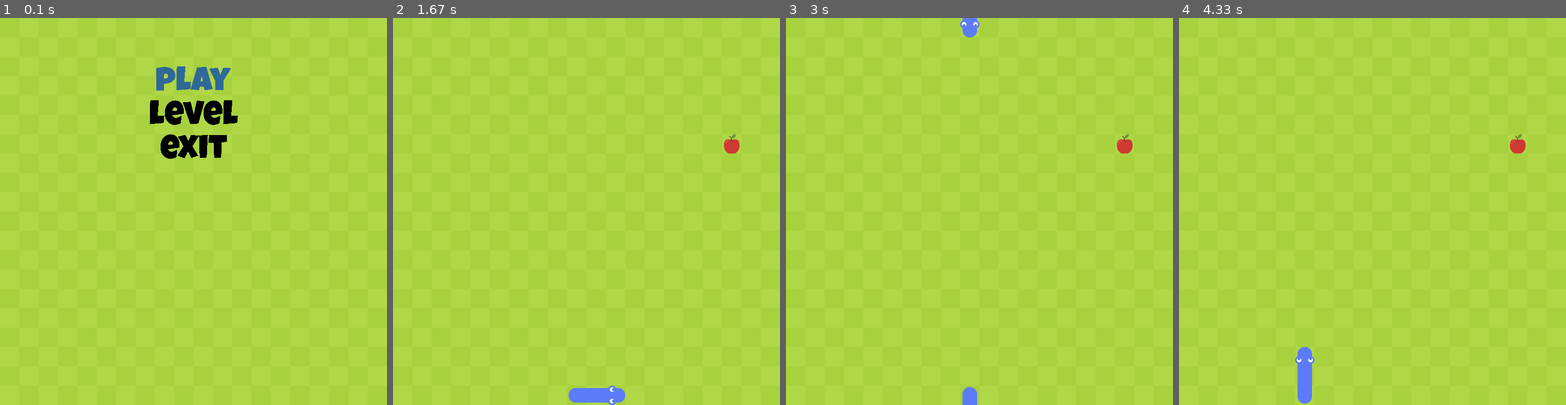
Above: before the commit, frames 1-4 (left to right).
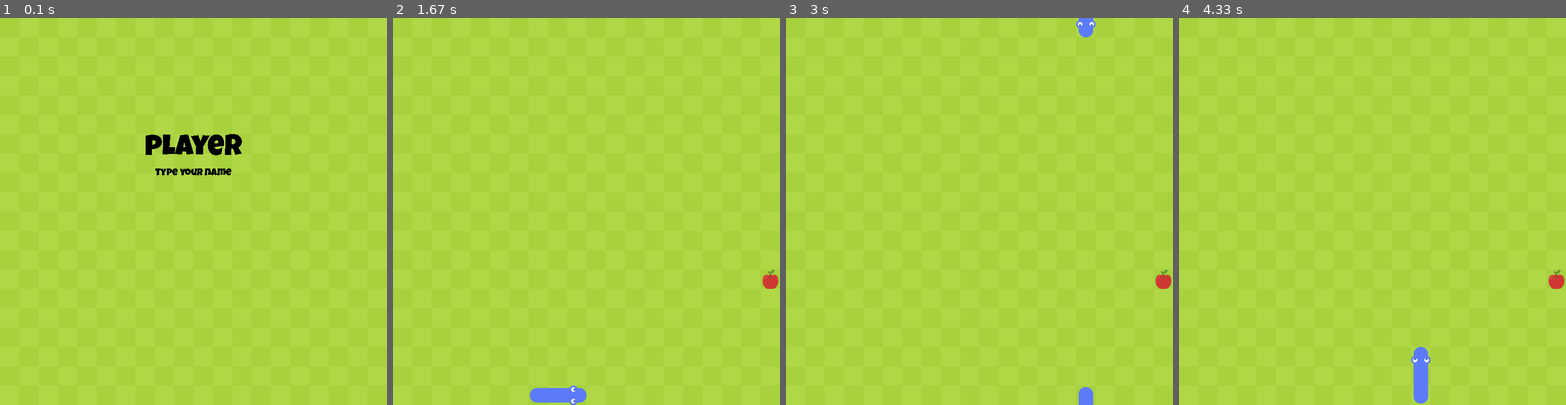
Above: after the commit, the same moments.

Repository: atioi/Snake-Game
Game: pygame game, started from app.py
The game is run twice, just before and just after one commit, with the same random seed, the same clock (stepped at 60 frames per second) and the same inputs.
Inputs:
- Up to frame 1 (0.1 s): no input
- Up to frame 2 (1.67 s): tap Enter at 0.33, 0.67 s; hold Up 1-1.47 s; hold Right from 1.5 s (still down)
- Up to frame 3 (3 s): release Right at 1.97 s; hold Left 2-2.53 s; hold Down 2.57-2.87 s; hold Left from 2.9 s (still down)
- Up to frame 4 (4.33 s): release Left at 3.3 s; hold Esc 3.33-3.7 s; hold Up 3.33-3.7 s; hold Esc 3.73-4.1 s; hold Up 3.73-4.1 s

The runs differ from the first frame. In frame 1, 2.7% of the frame differs, in the area x 37-63%, y 12-41%; in frame 2, 1.1%; in frame 3, 1.0%; in frame 4, 1.4%.

Commit message:
Before tests.

Diff:
--- a/app.py
+++ b/app.py
@@ -1,10 +1,13 @@
 import sys
+import time
 
 import pygame
 import pygame.transform
 
 from game import Game
 from menu import Menu
+from settings import icons_paths
+from text import Text
 
 colors = {
     'board_color_1': (175, 215, 70),
@@ -22,15 +25,27 @@
         # App dimensions
         self.__cell_number = 20
         self.__cell_size = 40
-
+        self.best_result = ('', 0, 0)
         # App state
-        self.__state = 'menu'
-        self.game = Game(self.__cell_size, self.__cell_number)
-
+        self.__state = 'INTRO'
+        self.game = Game(self, self.__cell_size, self.__cell_number)
+        self.name = 'player'
         #  Menu and submenus
         self.__menu = self.menu()
         self.__submenu = self.submenu()
         self.__pausemenu = self.pausemenu()
+        self.__faultmenu = self.faultmenu()
+        self.start_time = True
+        self.time = 0
+        self.flag = 0
+
+    def save_result(self):
+        name, points, time = self.best_result
+        print(points)
+        if self.game.points > int(points):
+            f = open("dw23c.txt", "w")
+            f.write(self.name + ' ' + str(self.game.points) + ' ' + str(self.game.end_time - self.start_time))
+            f.close()
 
     def set_state(self, state: str):
         """
@@ -48,15 +63,122 @@
         """
         self.game.set_level(level)
 
+    def player_name(self, surface):
+        x = self.__cell_size * self.__cell_number / 2
+        y_start = 100
+        y_step = 70
+
+        if len(self.name) < 20:
+            Text(self.name).color(colors['menu_color']).font(
+                fonts['menu']).font_size(60).position(
+                (x, y_start + 2 * y_step)).render(
+                surface)
+
+    def read(self):
+        try:
+            f = open("dw23c.txt", 'r')
+            self.best_result = f.read()
+            self.best_result = self.best_result.split()
+            self.best_result = (self.best_result[0], self.best_result[1], self.best_result[2])
+            f.close()
+        except:
+            f = open("dw23c.txt", 'w')
+            f.close()
+
+    def intro(self, surface):
+        self.read()
+
+        x = self.__cell_size * self.__cell_number / 2
+        y_start = 100
+        y_step = 70
+
+        Text('type your name').color(colors['menu_color']).font(
+            fonts['menu']).font_size(20).position(
+            (x, y_start + 3 * y_step)).render(
+            surface)
+
+    def fault(self, surface):
+        x = self.__cell_size * self.__cell_number / 2
+        y_start = 100
+        y_step = 70
+        Text('Your points: ').color(colors['menu_color']).font(fonts['menu']).font_size(50).position(
+            (x, y_start)).render(surface)
+
+        Text(str(self.game.points)).color(colors['menu_color']).font(
+            fonts['menu']).font_size(40).position(
+            (x, y_start + y_step)).render(
+            surface)
+
+        Text('Time:').color(colors['menu_color']).font(
+            fonts['menu']).font_size(50).position(
+            (x, y_start + 2 * y_step)).render(surface)
+
+        self.time = self.game.end_time - self.start_time
+        Text(str(self.time) + '  [s]').color(colors['menu_color']).font(
+            fonts['menu']).font_size(40).position(
+            (x, y_start + 3 * y_step)).render(surface)
+
+        self.__faultmenu.display(surface)
+
+    def faultmenu(self):
+        return Menu().build([
+            ('restart', lambda: self.play()),
+            ('menu', lambda: self.set_state('MENU')),
+            ('exit', lambda: self.set_state('EXIT'))
+        ],
+            x=self.__cell_size * self.__cell_number / 2,
+            y_start=450,
+            y_step=70,
+            color=colors['menu_color'],
+            font_size=70,
+            font=fonts['menu'])
+
+    def main_menu(self, surface):
+        self.read()
+        x = self.__cell_size * self.__cell_number / 2
+        y_start = 100
+        y_step = 70
+
+        self.__menu.display(surface)
+
+        Text('Best result').color(colors['menu_color']).font(
+            fonts['menu']).font_size(50).position(
+            (x, y_start + 4.2 * y_step)).render(surface)
+
+        Text('name:').color(colors['menu_color']).font(
+            fonts['menu']).font_size(40).position(
+            (x, y_start + 5 * y_step)).render(surface)
+
+        Text(str(self.best_result[0])).color(colors['menu_color']).font(
+            fonts['menu']).font_size(25).position(
+            (x, y_start + 5.6 * y_step)).render(surface)
+
+        Text('points:').color(colors['menu_color']).font(
+            fonts['menu']).font_size(40).position(
+            (x, y_start + 6 * y_step)).render(surface)
+
+        Text(str(self.best_result[1])).color(colors['menu_color']).font(
+            fonts['menu']).font_size(25).position(
+            (x, y_start + 6.6 * y_step)).render(surface)
+
+        Text('time:').color(colors['menu_color']).font(
+            fonts['menu']).font_size(40).position(
+            (x, y_start + 7 * y_step)).render(surface)
+
+        Text(str(self.best_result[2])).color(colors['menu_color']).font(
+            fonts['menu']).font_size(25).position(
+            (x, y_start + 7.6 * y_step)).render(surface)
+
     def menu(self):
         """
         This function creates a main menu.
         :return: Menu()
         """
+
         return Menu().build([
             ('play', lambda: self.play()),
-            ('level', lambda: self.set_state('level')),
-            ('exit', lambda: self.set_state('exit'))
+            ('level', lambda: self.set_state('LEVEL')),
+            ('exit', lambda: self.set_state('EXIT'))
         ],
             x=self.__cell_size * self.__cell_number / 2,
             y_start=100,
@@ -65,15 +187,19 @@
             font_size=70,
             font=fonts['menu'])
 
+    def set_level(self, level):
+        self.set_state('MENU')
+        self.game.set_level(level)
+
     def submenu(self):
         """
         This function creates a submenu - the user interface to choose game level.
         :return: Menu()
         """
         return Menu().build([
-            ('easy', lambda: self.game.set_level('easy')),
-            ('medium', lambda: self.game.set_level('medium')),
-            ('hard', lambda: self.game.set_level('hard'))
+            ('easy', lambda: self.set_level('EASY')),
+            ('medium', lambda: self.set_level('MEDIUM')),
+            ('hard', lambda: self.set_level('HARD'))
         ],
             x=self.__cell_size * self.__cell_number / 2,
             y_start=100,
@@ -88,9 +214,9 @@
         :return: Menu()
         """
         return Menu().build([
-            ('resume', lambda: self.set_state('game')),
-            ('menu', lambda: self.set_state('menu')),
-            ('exit', lambda: self.set_state('exit'))
+            ('resume', lambda: self.set_state('GAME')),
+            ('menu', lambda: self.set_state('MENU')),
+            ('exit', lambda: self.set_state('EXIT'))
         ],
             x=self.__cell_size * self.__cell_number / 2,
             y_start=100,
@@ -100,11 +226,11 @@
             font=fonts['menu'])
 
     def play(self):
+        self.time = 0
+        self.game.points = 0
+        self.start_time = time.time()
         self.game.reset()
-        self.set_state('game')
-
-    def lose(self):
-        pass
+        self.set_state('GAME')
 
     def window(self):
         """
@@ -123,45 +249,70 @@
         while True:
 
             self.game.draw_background(screen)
-
+            icon = pygame.image.load(icons_paths['snake'])
+            pygame.display.set_icon(icon)
+            pygame.display.set_caption('Snake', 'Snake')
             for event in pygame.event.get():
                 if event.type == pygame.QUIT:
                     pygame.quit()
                     sys.exit()
-                elif self.__state == 'exit':
+                elif self.__state == 'EXIT':
                     pygame.quit()
                     sys.exit()
 
                 if event.type == SCREEN_UPDATE:
-                    if self.__state == 'game':
+                    if self.__state == 'INTRO':
+                        self.flag += 1
+                        if self.flag == 7:
+                            self.flag = 0
+                    if self.__state == 'GAME':
                         self.game.update()
 
                 if event.type == pygame.KEYDOWN:
-                    if event.key == pygame.K_ESCAPE:
-                        if self.__state == 'game':
-                            self.set_state('pause')
-                        elif self.__state == 'level':
-                            self.set_state('menu')
-                        elif self.__state == 'pause':
-                            self.set_state('game')
+
+                    if self.__state == 'INTRO':
+                        key = event.key
+                        if 48 <= key <= 57 or 65 <= key <= 90 or 97 <= key <= 122 and len(self.name) <= 10:
+                            self.name += chr(key)
+                        if key == pygame.K_BACKSPACE:
+                            self.name = self.name[0:-1]
+                        if key == pygame.K_RETURN:
+                            self.set_state('MENU')
                     else:
-                        if self.__state == 'game':
-                            self.game.key_event(event.key)
-                        elif self.__state == 'menu':
-                            self.__menu.key_event(event.key)
-                        elif self.__state == 'level':
-                            self.__submenu.key_event(event.key)
-                        elif self.__state == 'pause':
-                            self.__pausemenu.key_event(event.key)
-
-            if self.__state == 'menu':
-                self.__menu.display(screen)
-            elif self.__state == 'game':
+                        if event.key == pygame.K_ESCAPE:
+                            if self.__state == 'GAME':
+                                self.save_result()
+                                self.set_state('PAUSE')
+                            elif self.__state == 'LEVEL':
+                                self.set_state('MENU')
+                            elif self.__state == 'PAUSE':
+                                self.set_state('GAME')
+                        else:
+                            if self.__state == 'GAME':
+                                self.game.key_event(event.key)
+                            elif self.__state == 'MENU':
+                                self.__menu.key_event(event.key)
+                            elif self.__state == 'LEVEL':
+                                self.__submenu.key_event(event.key)
+                            elif self.__state == 'PAUSE':
+                                self.__pausemenu.key_event(event.key)
+                            elif self.__state == 'FAULT':
+                                self.__faultmenu.key_event(event.key)
+
+            if self.__state == 'MENU':
+                self.main_menu(screen)
+            elif self.__state == 'GAME':
                 self.game.draw(screen)
-            elif self.__state == 'level':
+            elif self.__state == 'LEVEL':
                 self.__submenu.display(screen)
-            elif self.__state == 'pause':
+            elif self.__state == 'PAUSE':
                 self.__pausemenu.display(screen)
+            elif self.__state == 'FAULT':
+                self.fault(screen)
+            elif self.__state == 'INTRO':
+                if self.flag < 5:
+                    self.player_name(screen)
+                self.intro(screen)
 
             pygame.display.update()
             clock.tick(60)
--- /dev/null
+++ b/dw23c.txt
@@ -0,0 +1 @@
+player 7 18.20132088661194
--- a/game.py
+++ b/game.py
@@ -1,3 +1,5 @@
+import time
+
 import pygame
 
 from fruit import Fruit
@@ -10,15 +12,16 @@
     'menu_color': (0, 0, 0)
 }
 
-
 class Game:
-    def __init__(self, cell_size, cell_number, level='easy'):
+    def __init__(self, app, cell_size, cell_number, level='EASY'):
         self.__level = level
+        self.app = app
         self.__cell_size = cell_size
         self.__cell_number = cell_number
         self.__snake = Snake(self.__cell_size)
         self.__fruit = Fruit(self.__cell_size, self.__cell_number)
         self.points = 0
+        self.end_time = 0
 
     def draw(self, surface):
         self.__fruit.draw_fruit(surface)
@@ -58,38 +61,58 @@
     def easy(self):
         if self.__snake.body[0].x < 0:
             self.__snake.body[0].x = self.__cell_number
+
         elif self.__snake.body[0].x > self.__cell_number:
             self.__snake.body[0].x = 0
+
         elif self.__snake.body[0].y < 0:
             self.__snake.body[0].y = self.__cell_number
+
         elif self.__snake.body[0].y > self.__cell_number:
             self.__snake.body[0].y = 0
 
     def medium(self):
-        if self.__snake.body[0].x < 0:
-            print('FAULT')
-        elif self.__snake.body[0].x > self.__cell_number:
-            print('FAULT')
-        elif self.__snake.body[0].y < 0:
-            print('FAULT')
-        elif self.__snake.body[0].y > self.__cell_number:
-            print('FAULT')
+        if self.__snake.body[0].y < 0 or self.__snake.body[2].y < 0:
+            self.app.set_state('FAULT')
+            self.end_time = time.time()
+            self.app.save_result()
+
+        elif self.__snake.body[0].y >= self.__cell_number or self.__snake.body[2].y >= self.__cell_number:
+            self.app.set_state('FAULT')
+            self.end_time = time.time()
+            self.app.save_result()
+
+        elif self.__snake.body[0].x < 0 or self.__snake.body[2].x < 0:
+            self.app.set_state('FAULT')
+            self.end_time = time.time()
+            self.app.save_result()
+
+
+        elif self.__snake.body[0].x >= self.__cell_number or self.__snake.body[2].x >= self.__cell_number:
+            self.app.set_state('FAULT')
+            self.end_time = time.time()
+            self.app.save_result()
 
     def hard(self):
-        pass
+        self.medium()
 
     def update(self):
+        self.check_yourself_col()
         self.__snake.move_snake()
         self.check_fruit_col()
 
-        if self.__level == 'easy':
+        if self.__level == 'EASY':
+            pygame.time.set_timer(pygame.USEREVENT, 150)
             self.easy()
-        elif self.__level == 'medium':
+        elif self.__level == 'MEDIUM':
+            pygame.time.set_timer(pygame.USEREVENT, 150)
             self.medium()
-        elif self.__level == 'hard':
+        elif self.__level == 'HARD':
+            pygame.time.set_timer(pygame.USEREVENT, 50)
             self.hard()
 
     def reset(self):
+        self.__fruit.randomize()
         self.__snake.reset()
         self.points = 0
 
@@ -97,13 +120,32 @@
         if self.__snake.body[0] == self.__fruit.pos:
             self.__fruit.randomize()
             self.__snake.new_block = True
+            self.points += 1
+
+    def check_yourself_col(self):
+        head = self.__snake.body[0]
+        for index, part in enumerate(self.__snake.body):
+            if index > 0 and head.x == part.x and head.y == part.y:
+                self.app.set_state('FAULT')
+                self.app.save_result()
+                self.end_time = time.time()
+                self.app.time = self.end_time - self.app.start_time
 
     def key_event(self, key):
-        if key == pygame.K_UP:
-            self.up()
-        elif key == pygame.K_DOWN:
-            self.down()
-        elif key == pygame.K_LEFT:
-            self.left()
-        elif key == pygame.K_RIGHT:
-            self.right()
+        if self.__snake.steer == True:
+            if key == pygame.K_UP:
+                if self.__snake.direction.y != 1:
+                    self.__snake.steer = False
+                    self.up()
+            if key == pygame.K_DOWN:
+                if self.__snake.direction.y != -1:
+                    self.__snake.steer = False
+                    self.down()
+            if key == pygame.K_LEFT:
+                if self.__snake.direction.x != 1:
+                    self.__snake.steer = False
+                    self.left()
+            if key == pygame.K_RIGHT:
+                if self.__snake.direction.x != -1:
+                    self.__snake.steer = False
+                    self.right()
--- a/menu.py
+++ b/menu.py
@@ -1,4 +1,4 @@
-from pygamex import *
+from text import *
 
 
 class Menu:
--- a/snake.py
+++ b/snake.py
@@ -10,6 +10,7 @@
         self.cell_size = cell_size
         self.head = None
         self.tail = None
+        self.steer = True
         # Snake body:
         self.head_up = pygame.image.load('./graphics/snake_body/head_up.png')
         self.head_down = pygame.image.load('./graphics/snake_body/head_down.png')
@@ -92,6 +93,8 @@
             body_copy.insert(0, body_copy[0] + self.direction)
             self.body = body_copy[:]
 
+        self.steer = True
+
     def add_block(self):
         self.new_block = True
 
Not shown, added: dw23c
Binary file added: sprawo/start.PNG
Renamed: pygamex.py -> text.py
